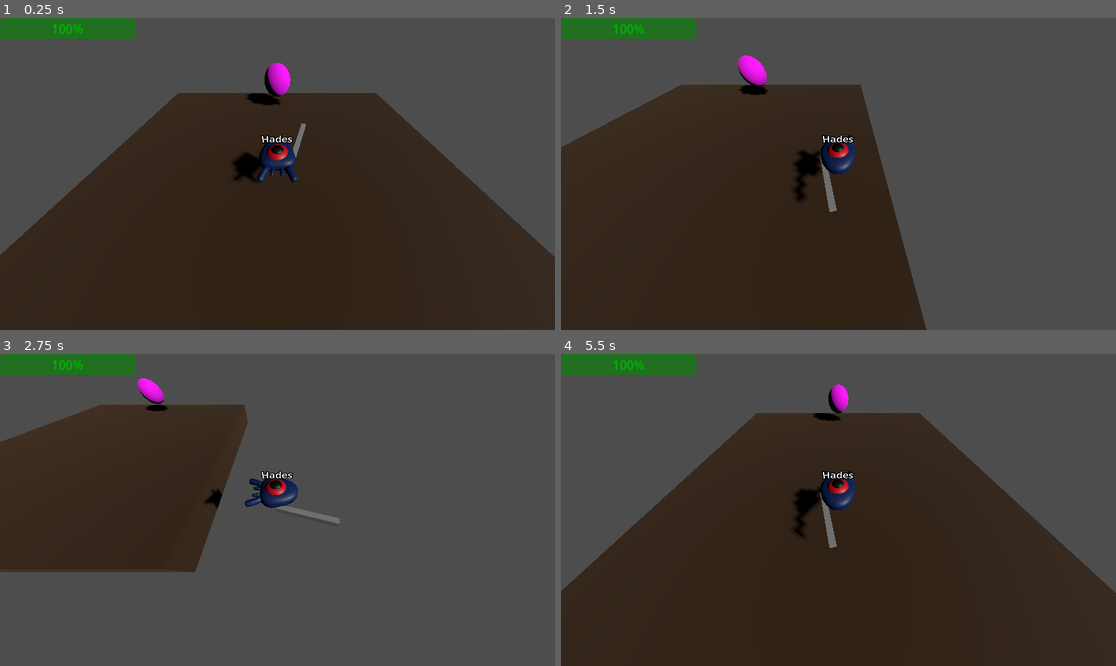
Above: before the commit, frames 1-4 (two rows, left to right).
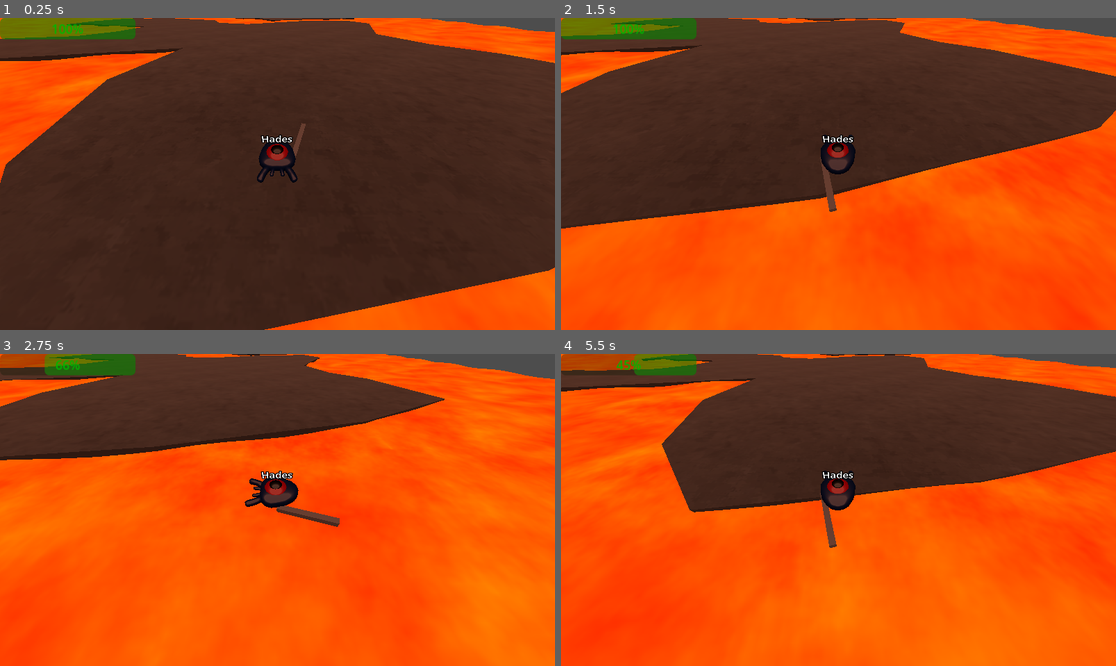
Above: after the commit, the same moments.

Repository: bigmcbigger/congenial-octo-carnival
Game: Godot game, scene res://dungeon.tscn
The game is run twice, just before and just after one commit, with the same random seed, the same clock (stepped at 60 frames per second) and the same inputs. Before the commit the project starts from res://level.tscn.
Inputs (mouse positions are in pixels of both pictures, inside the frame that each line leads up to):
- Up to frame 1 (0.25 s): no input
- Up to frame 2 (1.5 s): tap Enter (ui_accept) at 0.5, 0.77 s; move the mouse to (960, 158) at 0.52 s; hold Right (ui_right) 0.53-1.28 s; click (960, 158) at 0.6 s; move the mouse to (727, 189) at 1.27 s; hold Down (ui_down) from 1.28 s (still down); click (727, 189) at 1.35 s
- Up to frame 3 (2.75 s): tap Enter (ui_accept) at 1.52 s; move the mouse to (333, 441) at 2.02 s; release Down (ui_down) at 2.03 s; hold Right (ui_right) from 2.03 s (still down); click (333, 441) at 2.1 s
- Up to frame 4 (5.5 s): move the mouse to (810, 572) at 2.77 s; release Right (ui_right) at 2.78 s; hold Up (ui_up) 2.78-3.53 s; click (810, 572) at 2.85 s; tap Enter (ui_accept) at 3.02, 3.77, 4.52 s; move the mouse to (1005, 556) at 3.52 s; hold Left (ui_left) 3.53-5.03 s; click (1005, 556) at 3.6 s; move the mouse to (672, 463) at 4.27 s; click (672, 463) at 4.35 s; move the mouse to (866, 510) at 5.02 s; hold Down (ui_down) from 5.03 s (still down); click (866, 510) at 5.1 s

The runs differ from the first frame. In frame 1, 46% of the frame differs, in the area x 0-100%, y 0-100%; in frame 2, 79%; in frame 3, 92%; in frame 4, 87%.

Commit message:
add lava damage

Diff:
--- a/character.gd
+++ b/character.gd
@@ -5,11 +5,12 @@
 const JUMP_VELOCITY = 4.5
 const FALL_ACCELERATION = 75
 const DASH_ACCELERATION = 40
-const HEALTH = 100
+const LAVA_DAMAGE_RATE = 0.5;
+
 
 # Get the gravity from the project settings to be synced with RigidBody nodes.
 var gravity = ProjectSettings.get_setting("physics/3d/default_gravity")
-var dash_state = false
+var health = 100.0;
 
 @onready var animation = $AnimationPlayer
 @onready var hitbox_animation = $Hitbox/HitboxCollission/AnimationPlayer
@@ -92,7 +93,18 @@
 
 func update_health():
 	var player_health = $HealthBar
-	player_health.value = HEALTH
+	player_health.value = health
+
+	# Test for lava damage:
+	if $Dash.is_stopped():
+		var test_point = self.global_position
+		test_point.y -= 0.5;
+		var space_state = get_world_3d().direct_space_state
+		var ground_query = PhysicsPointQueryParameters3D.new()
+		ground_query.set_position(test_point)
+		var result = space_state.intersect_point(ground_query)
+		if result.size() == 0:
+			health -= LAVA_DAMAGE_RATE;
 
 func _on_hitbox_area_entered(area):
 	if area.is_in_group("enemy"):
--- a/dungeon.tscn
+++ b/dungeon.tscn
@@ -1,7 +1,7 @@
 [gd_scene load_steps=5 format=3 uid="uid://ci5buopmxr8wd"]
 
+[ext_resource type="PackedScene" uid="uid://dflnitqavpjn3" path="res://character.tscn" id="1_3vaen"]
 [ext_resource type="Texture2D" uid="uid://cpiwyaa6qa7ky" path="res://concrete_tiled.png" id="1_esayu"]
-[ext_resource type="PackedScene" uid="uid://b15jfvtyhx17j" path="res://testplayer.tscn" id="3_7qcgh"]
 [ext_resource type="PackedScene" uid="uid://bijrluamfmoij" path="res://environment/magma.tscn" id="5_b45qx"]
 
 [sub_resource type="StandardMaterial3D" id="StandardMaterial3D_lsf5x"]
@@ -10,11 +10,11 @@
 
 [node name="Dungeon" type="Node3D"]
 
+[node name="Character" parent="." instance=ExtResource("1_3vaen")]
+transform = Transform3D(1, 0, 0, 0, 1, 0, 0, 0, 1, 17.72, -0.00355053, 233.415)
+
 [node name="Magma" parent="." instance=ExtResource("5_b45qx")]
 transform = Transform3D(1, 0, 0, 0, 1, 0, 0, 0, 1, 0, -0.352, 0)
-
-[node name="Testplayer" parent="." instance=ExtResource("3_7qcgh")]
-transform = Transform3D(1, 0, 0, 0, 1, 0, 0, 0, 1, 20.3369, 0, 229.555)
 
 [node name="island_2" type="Node3D" parent="."]
 transform = Transform3D(1, 0, 0, 0, 1, 0, 0, 0, 1, 0, 0, -46.9425)
@@ -44,3 +44,10 @@
 transform = Transform3D(1, 0, 0, 0, -4.37114e-08, 1, 0, -1, -4.37114e-08, 0, 0.5, 0)
 polygon = PackedVector2Array(-0.192713, -0.341776, -2.62819, -0.880939, -4.87395, -0.828619, -8.52633, -0.692082, -10.2 …(665 unchanged characters)…
 material = SubResource("StandardMaterial3D_lsf5x")
+
+[node name="DirectionalLight3D" type="DirectionalLight3D" parent="."]
+transform = Transform3D(1, 0, 0, 0, 0.415551, 0.90957, 0, -0.90957, 0.415551, 0, 28.5228, 0)
+light_color = Color(1, 0.627451, 0.501961, 1)
+light_energy = 0.446
+light_indirect_energy = 1.158
+light_angular_distance = 23.17
--- a/environment/magma.tscn
+++ b/environment/magma.tscn
@@ -14,15 +14,8 @@
 subdivide_width = 100
 subdivide_depth = 500
 
-[sub_resource type="BoxShape3D" id="BoxShape3D_8kioa"]
-size = Vector3(100, 1, 500)
-
-[node name="Magma" type="StaticBody3D"]
+[node name="Magma" type="Node3D"]
 
 [node name="MeshInstance3D" type="MeshInstance3D" parent="."]
 cast_shadow = 0
 mesh = SubResource("PlaneMesh_dimgx")
-
-[node name="CollisionShape3D" type="CollisionShape3D" parent="."]
-transform = Transform3D(1, 0, 0, 0, 1, 0, 0, 0, 1, 0, -0.669909, 0)
-shape = SubResource("BoxShape3D_8kioa")
--- a/project.godot
+++ b/project.godot
@@ -11,7 +11,7 @@
 [application]
 
 config/name="octo-carnival"
-run/main_scene="res://level.tscn"
+run/main_scene="res://dungeon.tscn"
 config/features=PackedStringArray("4.2", "Forward Plus")
 config/icon="res://icon.svg"
 
Not shown: 1 places in environment/magma.tscn that only renumber resources
